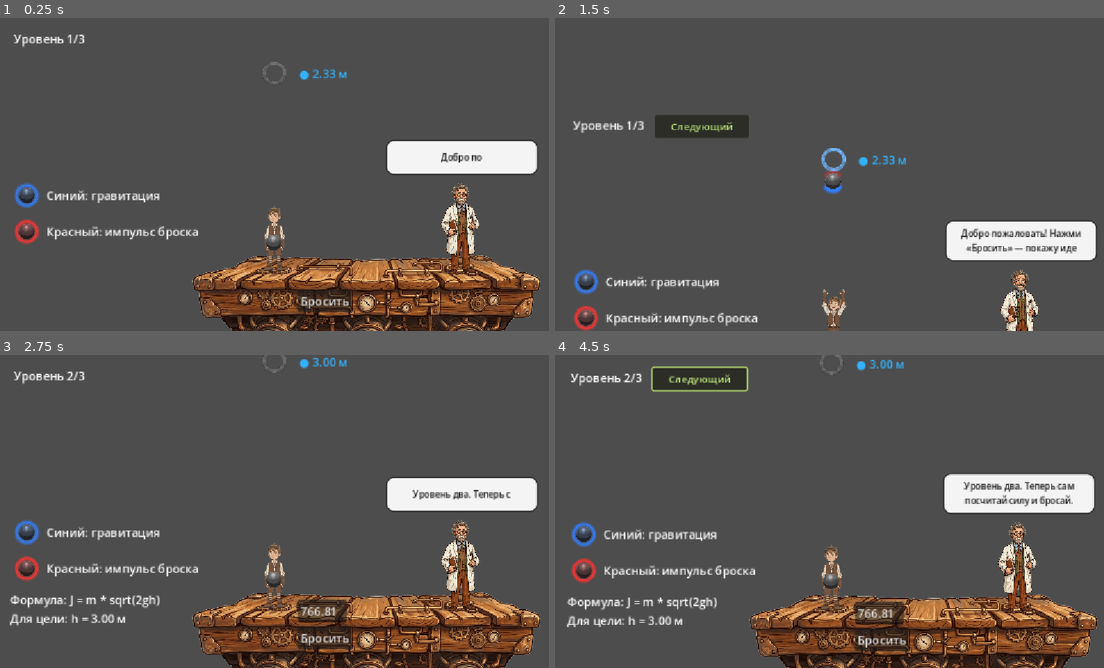
Above: before the commit, frames 1-4 (two rows, left to right).
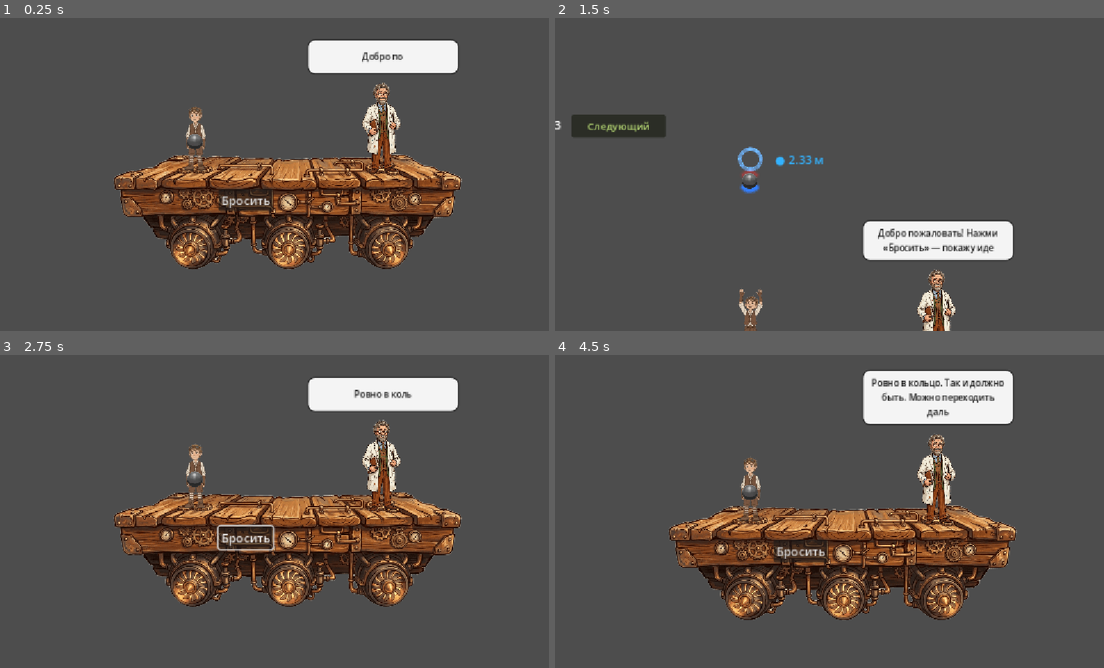
Above: after the commit, the same moments.

Repository: vasyukovin/physics
Game: Godot game, scene res://playground.tscn
The game is run twice, just before and just after one commit, with the same random seed, the same clock (stepped at 60 frames per second) and the same inputs.
Inputs (mouse positions are in pixels of both pictures, inside the frame that each line leads up to):
- Up to frame 1 (0.25 s): no input
- Up to frame 2 (1.5 s): click "Бросить" at 0.5 s
- Up to frame 3 (2.75 s): click (142, 370) at 2 s, where only the run before the commit has a clickable "Следующий"
- Up to frame 4 (4.5 s): click "Бросить" at 2.75 s; click (620, 455) at 3.5 s, where only the run after the commit has a clickable "Следующий"; click (703, 426) at 4.25 s, where only the run before the commit has a clickable "Следующий"

The runs differ from the first frame. In frame 1, 39% of the frame differs, in the area x 2-99%, y 5-100%; in frame 2, 11%; in frame 3, 40%; in frame 4, 42%, in the area x 2-99%, y 0-100%.

Commit message:
Simplify playground UI and keep the centered camera stable during throws.
Remove the formula and color legend, frame the scene between the player and professor, and follow the ball only vertically while throwing.

Co-authored-by: Cursor <cursoragent@cursor.com>

Diff:
--- a/Scripts/camera_follow_controller.gd
+++ b/Scripts/camera_follow_controller.gd
@@ -25,6 +25,6 @@
 		return
 	var target_position: Vector2 = home_position
 	if throw_state_controller and throw_state_controller.is_throw_active() and ball:
-		target_position = ball.global_position
+		target_position = Vector2(home_position.x, ball.global_position.y)
 	var blend: float = clamp(delta * smooth_speed, 0.0, 1.0)
 	camera.global_position = camera.global_position.lerp(target_position, blend)
--- a/Scripts/level_ui_controller.gd
+++ b/Scripts/level_ui_controller.gd
@@ -8,7 +8,6 @@
 var force_input: LineEdit
 var throw_button: Button
 var next_level_button: Button
-var formula_label: Label
 var level_label: Label
 var level3_forces_panel: VBoxContainer
 var force_input_1: LineEdit
@@ -22,7 +21,6 @@
 	target_force_input: LineEdit,
 	target_throw_button: Button,
 	target_next_level_button: Button,
-	target_formula_label: Label,
 	target_level_label: Label,
 	target_level3_forces_panel: VBoxContainer,
 	target_force_input_1: LineEdit,
@@ -34,7 +32,6 @@
 	force_input = target_force_input
 	throw_button = target_throw_button
 	next_level_button = target_next_level_button
-	formula_label = target_formula_label
 	level_label = target_level_label
 	level3_forces_panel = target_level3_forces_panel
 	force_input_1 = target_force_input_1
@@ -48,18 +45,15 @@
 
 	if level == 1:
 		force_input.visible = false
-		formula_label.visible = false
 		level3_forces_panel.visible = false
 		throw_button.disabled = false
 	elif level == 2:
 		force_input.visible = true
 		force_input.clear()
-		formula_label.visible = true
 		level3_forces_panel.visible = false
 		throw_button.disabled = false
 	else:
 		force_input.visible = false
-		formula_label.visible = true
 		level3_forces_panel.visible = true
 		throw_button.disabled = true
 
@@ -73,12 +67,6 @@
 
 func set_force_input_value(value_text: String) -> void:
 	force_input.text = value_text
-
-func update_formula_for_level2(target_distance_m: float) -> void:
-	formula_label.text = "Формула: J = m * sqrt(2gh)\nДля цели: h = %.2f м" % target_distance_m
-
-func update_formula_for_level3(h1: float, h2: float, h3: float) -> void:
-	formula_label.text = "Формула: J = m * sqrt(2gh)\nЦели: h1=%.2f м, h2=%.2f м, h3=%.2f м" % [h1, h2, h3]
 
 func get_level3_force_values() -> Array[String]:
 	return [
--- a/playground.gd
+++ b/playground.gd
@@ -3,7 +3,6 @@
 const TargetRingControllerScript = preload("res://Scripts/target_ring_controller.gd")
 const ThrowStateControllerScript = preload("res://Scripts/throw_state_controller.gd")
 const PeakTriggerEvaluatorScript = preload("res://Scripts/peak_trigger_evaluator.gd")
-const BallStateLegendControllerScript = preload("res://Scripts/ball_state_legend_controller.gd")
 const LevelProgressionControllerScript = preload("res://Scripts/level_progression_controller.gd")
 const Level3SequenceControllerScript = preload("res://Scripts/level3_sequence_controller.gd")
 const LevelUiControllerScript = preload("res://Scripts/level_ui_controller.gd")
@@ -13,21 +12,16 @@
 
 @onready var ball: RigidBody2D = $Ball
 @onready var player_node: Node2D = $Player
+@onready var professor_node: Node2D = $Professor
 @onready var force_input: LineEdit = $UI/ForceInput
 @onready var throw_button: Button = $UI/ThrowButton
 @onready var next_level_button: Button = $UI/NextLevelButton
-@onready var formula_label: Label = $UI/FormulaLabel
 @onready var level_label: Label = $UI/LevelLabel
 @onready var level3_forces_panel: VBoxContainer = $UI/Level3Forces
 @onready var force_input_1: LineEdit = $UI/Level3Forces/ForceInput1
 @onready var force_input_2: LineEdit = $UI/Level3Forces/ForceInput2
 @onready var force_input_3: LineEdit = $UI/Level3Forces/ForceInput3
 @onready var apply_forces_button: Button = $UI/Level3Forces/ApplyForcesButton
-@onready var state_legend_panel: PanelContainer = $UI/StateLegend
-@onready var gravity_ball_slot: Control = $UI/StateLegend/Margin/Content/GravityRow/GravityBallSlot
-@onready var impulse_ball_slot: Control = $UI/StateLegend/Margin/Content/ImpulseRow/ImpulseBallSlot
-@onready var gravity_description: Label = $UI/StateLegend/Margin/Content/GravityRow/GravityDescription
-@onready var impulse_description: Label = $UI/StateLegend/Margin/Content/ImpulseRow/ImpulseDescription
 @onready var player_sprite: Sprite2D = $Player/Sprite2D
 @onready var target_height_line: Sprite2D = $TargetHeightLine
 @onready var camera: Camera2D = $Camera2D
@@ -74,7 +68,6 @@
 var target_ring_controller
 var throw_state_controller
 var peak_trigger_evaluator
-var ball_state_legend_controller
 var level_progression_controller
 var level3_sequence_controller
 var level_ui_controller
@@ -113,7 +106,6 @@
 		force_input,
 		throw_button,
 		next_level_button,
-		formula_label,
 		level_label,
 		level3_forces_panel,
 		force_input_1,
@@ -140,6 +132,7 @@
 
 	camera_shake_controller = CameraShakeController.new()
 	camera_shake_controller.setup(camera, shake_intensity, shake_duration)
+	camera.global_position = (player_node.global_position + professor_node.global_position) * 0.5
 	throw_state_controller = ThrowStateControllerScript.new()
 	throw_state_controller.setup(
 		ball,
@@ -157,18 +150,6 @@
 		camera_follow_smooth_speed
 	)
 	peak_trigger_evaluator = PeakTriggerEvaluatorScript.new()
-	ball_state_legend_controller = BallStateLegendControllerScript.new()
-	ball_state_legend_controller.setup(
-		state_legend_panel,
-		gravity_ball_slot,
-		impulse_ball_slot,
-		gravity_description,
-		impulse_description,
-		BallScene,
-		pixels_per_meter,
-		force_outline_blue_base,
-		force_outline_red_base
-	)
 	professor_dialogue_controller = ProfessorDialogueControllerScript.new()
 	professor_dialogue_controller.setup(
 		self,
@@ -348,7 +329,6 @@
 
 	_refresh_target_visual()
 	_update_target_markers()
-	_update_formula_text()
 	_apply_test_force_defaults_if_needed()
 
 func _on_apply_level3_forces_pressed() -> void:
@@ -416,20 +396,6 @@
 		_get_current_target_distance_px()
 	)
 
-func _update_formula_text() -> void:
-	if not level_ui_controller:
-		return
-	if _current_level() == 1:
-		return
-	if _current_level() == 2:
-		var target_distance_m: float = _get_current_target_distance_px() / pixels_per_meter
-		level_ui_controller.update_formula_for_level2(target_distance_m)
-		return
-	var h1: float = _get_level3_target_distance_px(0) / pixels_per_meter
-	var h2: float = _get_level3_target_distance_px(1) / pixels_per_meter
-	var h3: float = _get_level3_target_distance_px(2) / pixels_per_meter
-	level_ui_controller.update_formula_for_level3(h1, h2, h3)
-
 func _run_level3_auto_sequence() -> void:
 	if professor_dialogue_controller:
 		professor_dialogue_controller.set_series_silent(true)
--- a/playground.tscn
+++ b/playground.tscn
@@ -18,9 +18,6 @@
 corner_radius_top_right = 10
 corner_radius_bottom_right = 10
 corner_radius_bottom_left = 10
-
-[sub_resource type="StyleBoxFlat" id="StyleBoxFlat_m8u5f"]
-bg_color = Color(0, 0, 0, 0)
 
 [node name="Playground" type="Node2D"]
 script = ExtResource("1_m8u5f")
@@ -110,15 +107,6 @@
 text = "Следующий"
 script = ExtResource("6_nextlvl")
 
-[node name="FormulaLabel" type="Label" parent="UI"]
-layout_mode = 0
-offset_left = -418.0
-offset_top = -74.0
-offset_right = -105.0
-offset_bottom = -11.0
-text = "Формула: J = m * sqrt(2gh)"
-autowrap_mode = 3
-
 [node name="LevelLabel" type="Label" parent="UI"]
 layout_mode = 0
 offset_left = -413.0
@@ -151,52 +139,8 @@
 layout_mode = 2
 text = "Применить 3 силы"
 
-[node name="StateLegend" type="PanelContainer" parent="UI"]
-layout_mode = 0
-offset_left = -428.0
-offset_top = -186.0
-offset_right = -100.0
-offset_bottom = 29.0
-theme_override_styles/panel = SubResource("StyleBoxFlat_m8u5f")
-
-[node name="Margin" type="MarginContainer" parent="UI/StateLegend"]
-layout_mode = 2
-theme_override_constants/margin_left = 10
-theme_override_constants/margin_top = 8
-theme_override_constants/margin_right = 10
-theme_override_constants/margin_bottom = 8
-
-[node name="Content" type="VBoxContainer" parent="UI/StateLegend/Margin"]
-layout_mode = 2
-
-[node name="GravityRow" type="HBoxContainer" parent="UI/StateLegend/Margin/Content"]
-layout_mode = 2
-
-[node name="GravityBallSlot" type="Control" parent="UI/StateLegend/Margin/Content/GravityRow"]
-custom_minimum_size = Vector2(46, 46)
-layout_mode = 2
-
-[node name="GravityDescription" type="Label" parent="UI/StateLegend/Margin/Content/GravityRow"]
-custom_minimum_size = Vector2(220, 0)
-layout_mode = 2
-size_flags_horizontal = 3
-autowrap_mode = 3
-
-[node name="ImpulseRow" type="HBoxContainer" parent="UI/StateLegend/Margin/Content"]
-layout_mode = 2
-
-[node name="ImpulseBallSlot" type="Control" parent="UI/StateLegend/Margin/Content/ImpulseRow"]
-custom_minimum_size = Vector2(46, 46)
-layout_mode = 2
-
-[node name="ImpulseDescription" type="Label" parent="UI/StateLegend/Margin/Content/ImpulseRow"]
-custom_minimum_size = Vector2(220, 0)
-layout_mode = 2
-size_flags_horizontal = 3
-autowrap_mode = 3
-
 [node name="Camera2D" type="Camera2D" parent="."]
-position = Vector2(587, 247)
+position = Vector2(696, 386)
 zoom = Vector2(1.5, 1.5)
 
 [node name="TargetHeightLine" type="Sprite2D" parent="."]
Not shown: 1 places in playground.tscn that only renumber resources
